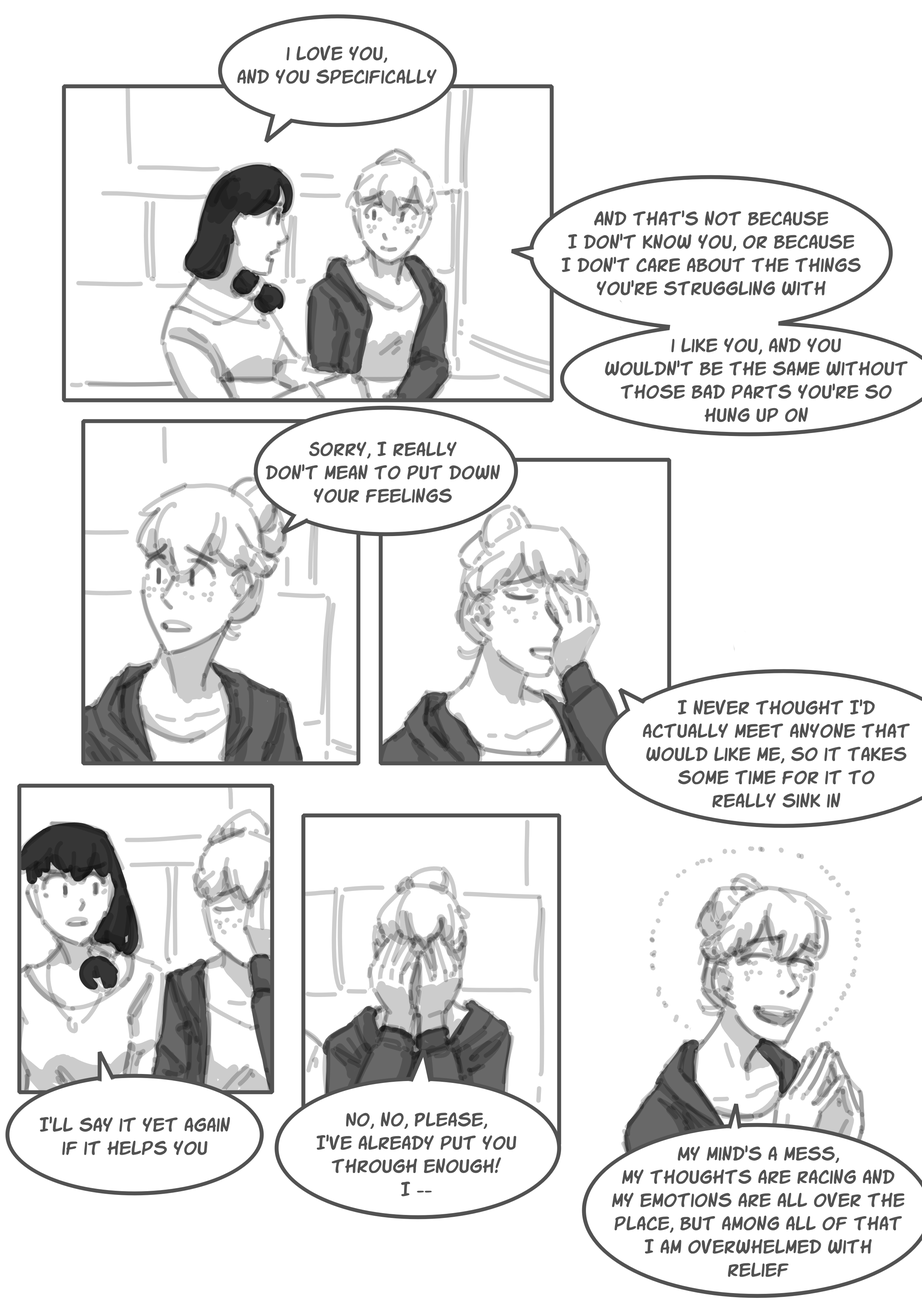
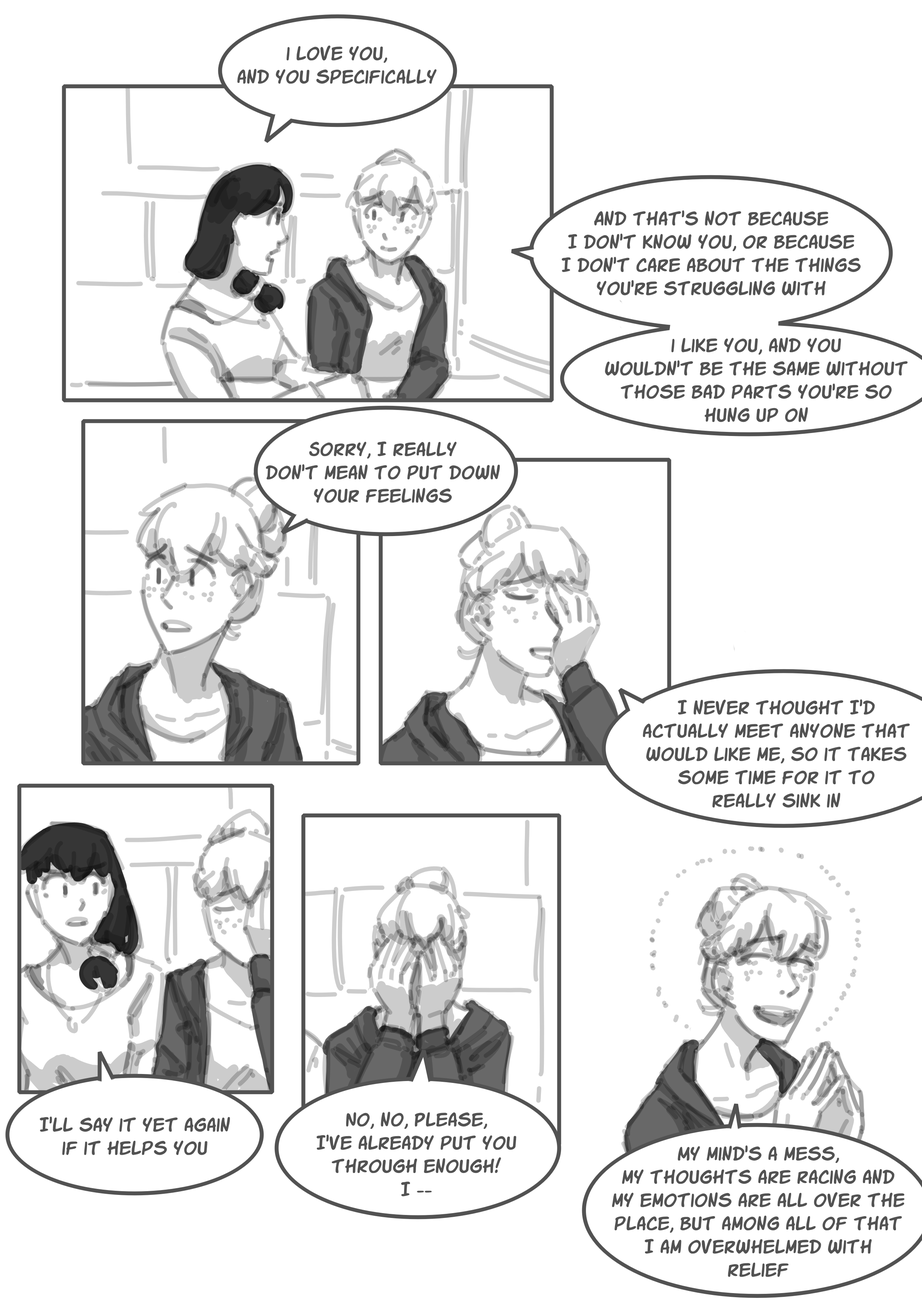
Layers edited between the first and the second 922px x 1305px image:
painted on "Vector Layer 3" over [124, 299, 215, 978]
painted on "Paint Layer 7" over [29, 299, 215, 991]
painted on "Paint Layer 6" over [29, 299, 215, 991]
painted on "Paint Layer 5" over [29, 299, 215, 991]
